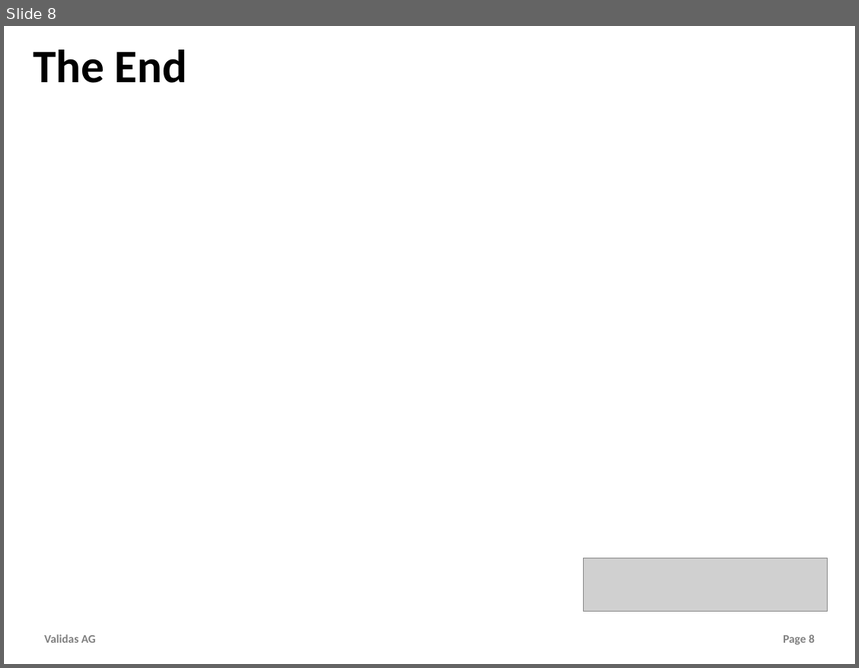
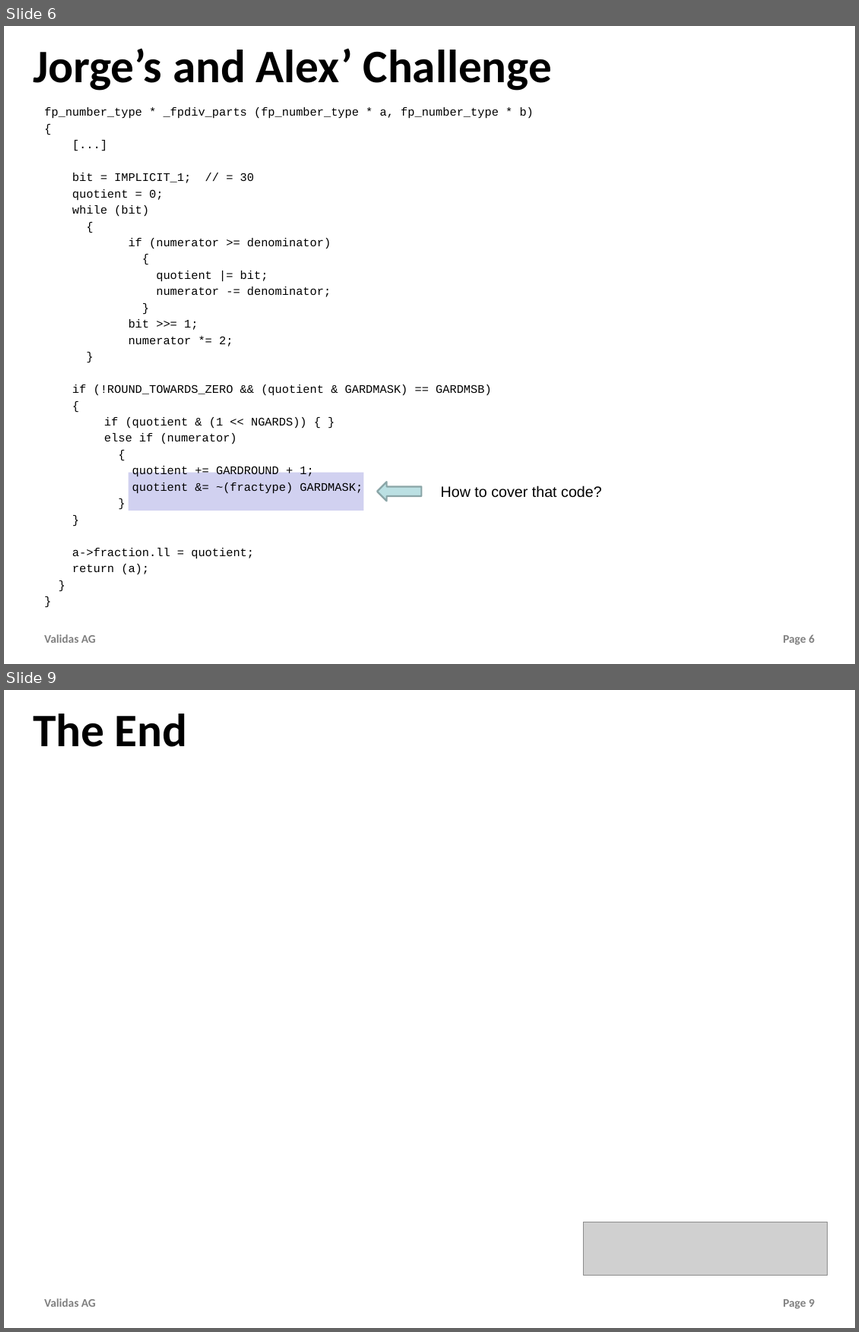
Before and after one commit to theoremprover/tvg, a slide deck: Vortraege/TestVectorGenerator.pptx. Shown one above the other, each under a label of ours: slide 8 before the commit, slides 6 and 9 after it; the slides between them are not shown. The pictures are 859x668 and 859x1332 pixels, drawn with LibreOffice and Linux fonts; fonts in the diff are those of the drawing; grey boxes stand for pictures; background and template pictures are left out. Boxes give left, top, right and bottom in pixels: in the first picture for what was removed or moved away, otherwise in the second. Text is boxed around its words. In the diff, an @@ line names an element or a change of style, - is before the commit and + after.

```diff
--- a/Vortraege/TestVectorGenerator.pptx
+++ b/Vortraege/TestVectorGenerator.pptx
@@ slide 6 added at (x1=4, y1=26, x2=855, y2=664), background #FFFFFF; not listed: 2 template elements that a slide beside it also shows @@
@@ title added at (x1=33, y1=48, x2=552, y2=91), 56 pt, text #000000, bold @@
+Jorge’s and Alex’ Challenge
@@ text added at (x1=44, y1=107, x2=534, y2=575), 14 pt, text #000000 @@
+fp_number_type * _fpdiv_parts (fp_number_type * a, fp_number_type * b)
+{
+[...]
+bit = IMPLICIT_1; // = 30
+quotient = 0;
+while (bit)
+{
+if (numerator >= denominator)
+{
+quotient |= bit;
+numerator -= denominator;
+}
+bit >>= 1;
+numerator *= 2;
+}
+if (!ROUND_TOWARDS_ZERO && (quotient & GARDMASK) == GARDMSB)
+{
+if (quotient & (1 << NGARDS)) { }
+else if (numerator)
+{
+quotient += GARDROUND + 1;
+quotient &= ~(fractype) GARDMASK;
+}
+}
+a->fraction.ll = quotient;
+return (a);
+}
+}
@@ rectangle added at (x1=129, y1=473, x2=364, y2=511), fill #D1D1F0 @@
@@ left arrow added at (x1=377, y1=482, x2=422, y2=501), fill #BBE0E3, outline #8AA6A8 2 pt @@
@@ text added at (x1=441, y1=486, x2=602, y2=498), 18 pt, text #000000 @@
+How to cover that code?
@@ what was slide 8 is now slide 9 @@
@@ page number at (x1=783, y1=1300, x2=815, y2=1309): text changed @@
-Page 8
+Page 9
```
Also in this commit, not shown: 5 slides changed, 1 other file.
